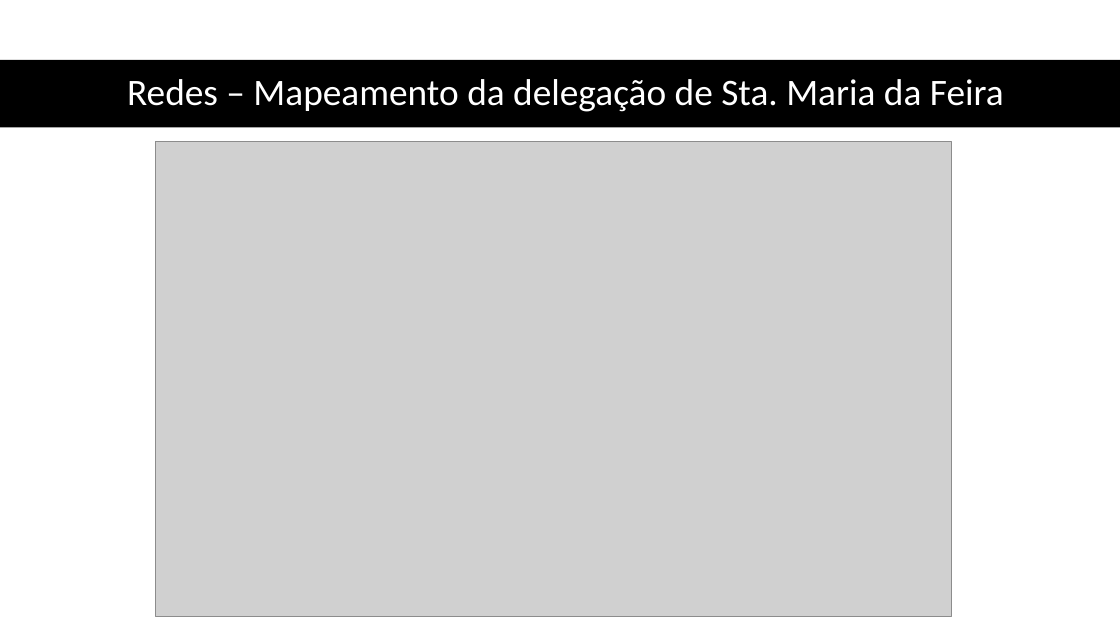
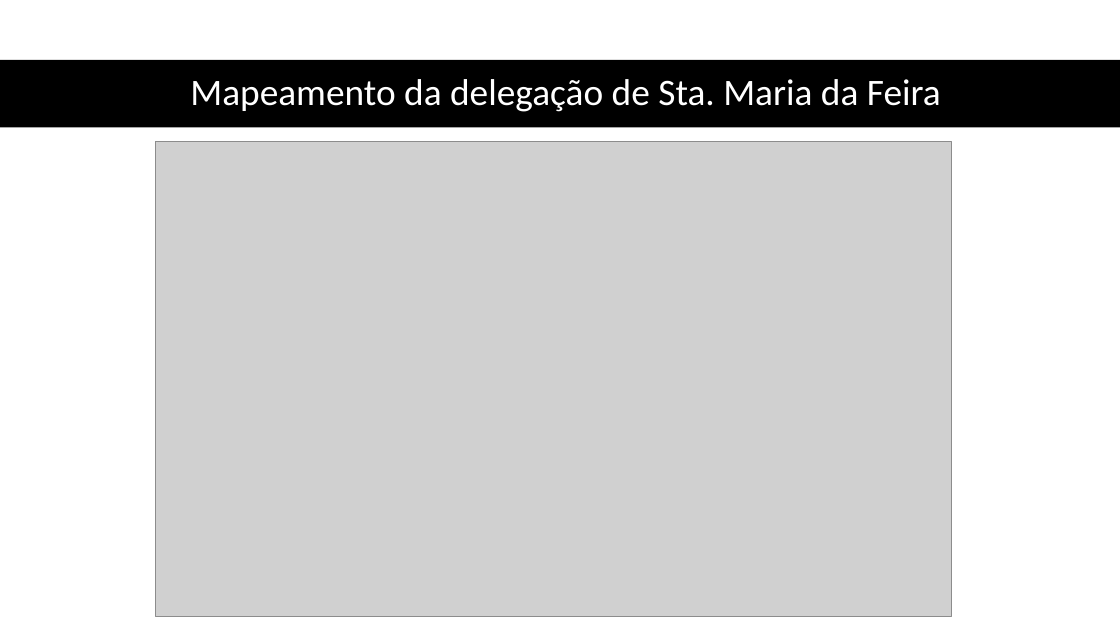
Before and after one commit to AndreZila01/Project-C-Sharp2.0, a slide deck: slide 9 of RelatorioEApresentação/Projeto mod 16.pptx. Drawn at 1120x630 pixels with LibreOffice and Linux fonts; fonts in the diff are those of the drawing; grey boxes stand for pictures. Boxes give left, top, right and bottom in pixels: in the first picture for what was removed or moved away, otherwise in the second. Text is boxed around its words. In the diff, an @@ line names an element or a change of style, - is before the commit and + after.

```diff
--- a/RelatorioEApresentação/Projeto mod 16.pptx
+++ b/RelatorioEApresentação/Projeto mod 16.pptx
@@ title at bbox=[190, 79, 941, 112]: text changed @@
-Redes – Mapeamento da delegação de Sta. Maria da Feira
+Mapeamento da delegação de Sta. Maria da Feira
```
Also in this commit, not shown: 7 other slides changed, 1 slide added, 2 slides removed, 9 other files.
